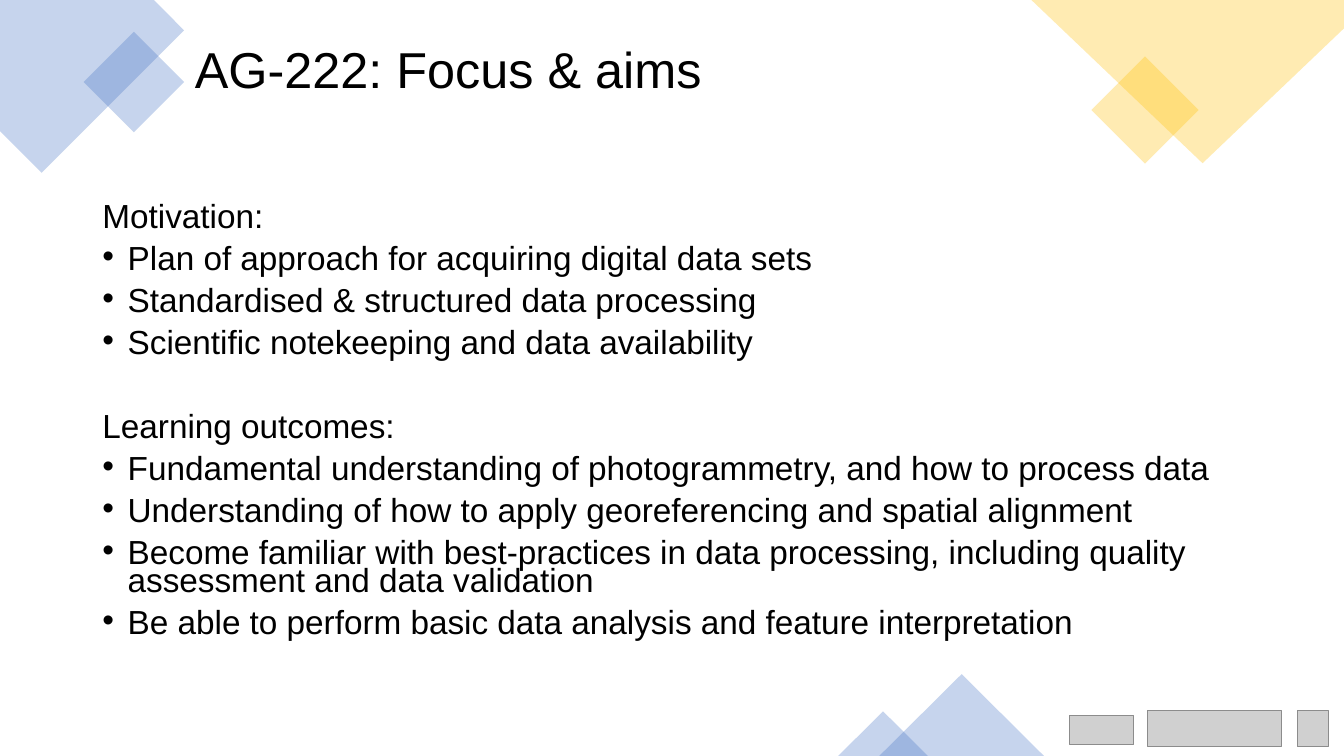
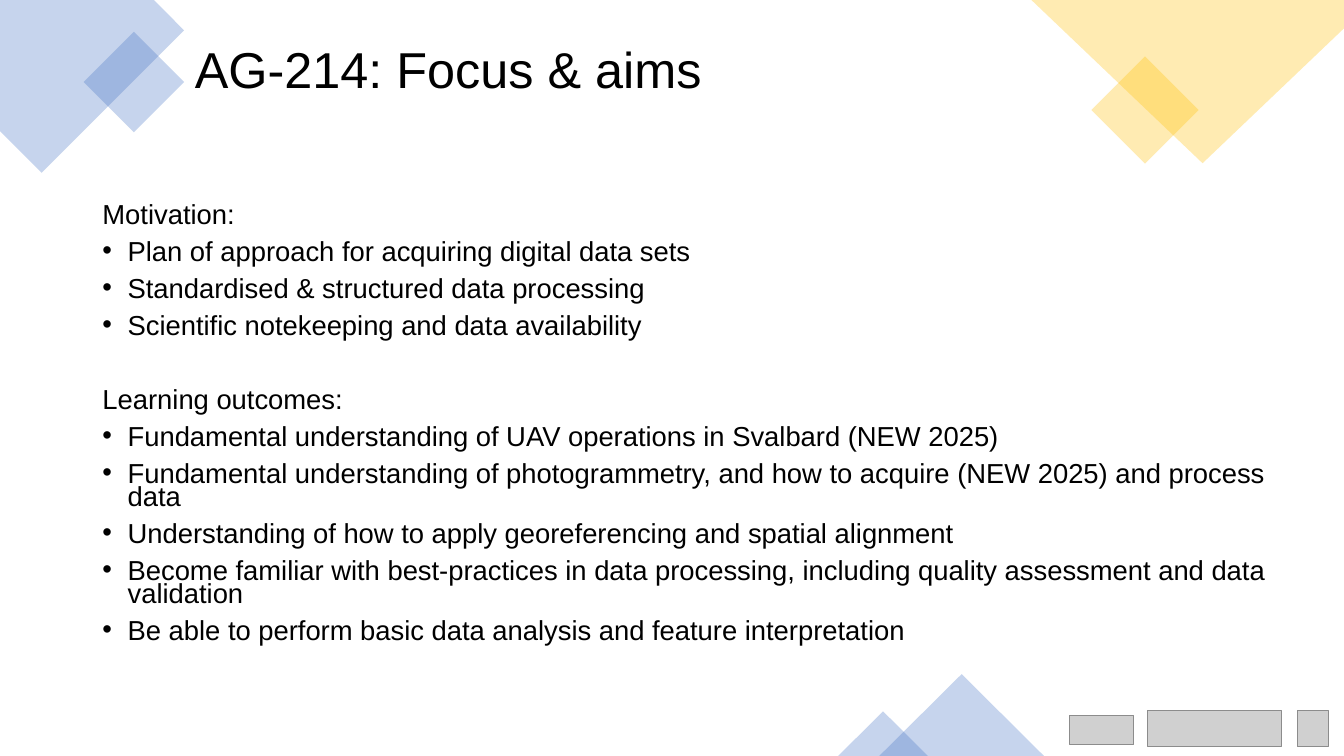
Before and after one commit to UNISvalbard/Geo-SfM, a slide deck: slide 4 of extra/slides/ppt/intro/intro.pptx (slide 3 before the commit). Drawn at 1344x756 pixels with LibreOffice and Linux fonts; fonts in the diff are those of the drawing; grey boxes stand for pictures. Boxes give left, top, right and bottom in pixels: in the first picture for what was removed or moved away, otherwise in the second. Text is boxed around its words. In the diff, an @@ line names an element or a change of style, - is before the commit and + after.

```diff
--- a/extra/slides/ppt/intro/intro.pptx
+++ b/extra/slides/ppt/intro/intro.pptx
@@ title at <box>195,51,701,89</box>: text changed @@
-AG-222: Focus & aims
+AG-214: Focus & aims
@@ text at <box>102,204,1265,646</box>: size 23.8 to 19.6 pt in "Motivation:", "Plan of approach for acquiring digital data ...", "Standardised & structured data processing", "Scientific notekeeping and data availability" and 4 more places @@
@@ text at <box>128,426,1265,507</box>: text changed; size 23.8 to 19.6 pt @@
-• Fundamental understanding of photogrammetry, and how to process data
+• Fundamental understanding of UAV operations in Svalbard (NEW 2025)
+• Fundamental understanding of photogrammetry, and how to acquire (NEW 2025) and process data
```
Also in this commit, not shown: 2 other slides changed, 2 slides added, 10 other files.
